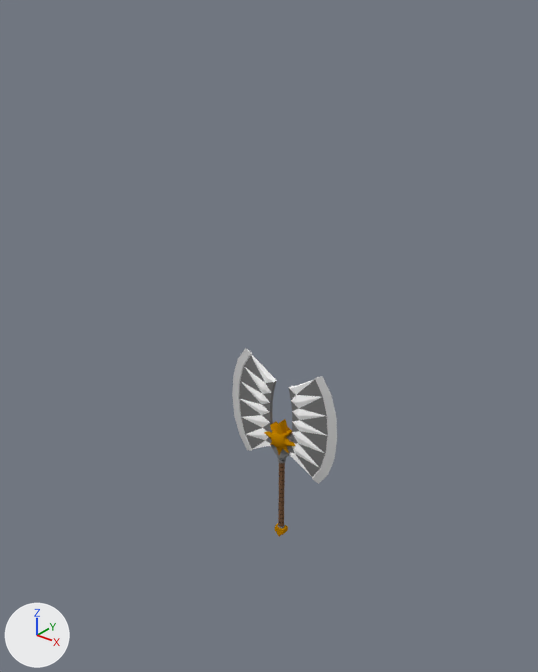
Renders of the Blender file Assets/FBX/Scene Models/Junk/Junk.blend from each side of a commit.
Camera for both pictures: a 50 mm camera at (2.21, -2.88, 2.93) aimed at (-0.19, 0.12, 1.07). The lights are fixed; the arrows at lower left show +X, +Y and +Z. The same objects are shown in both versions, whatever each file hides.
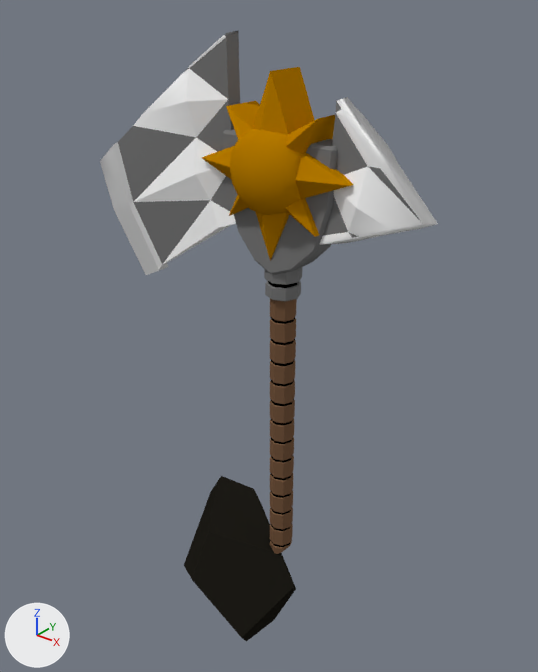
ob_group4 is not drawn itself; it is the parent of ob_group10.

Pixel boxes (x1, y1, x2, y2) of what changed, in the pictures (538 x 672 px):
'pSphere7', reshaped
    before: (232, 348, 277, 451)
    after: (100, 30, 240, 275)
'pSphere6', reshaped (378% wider, 424% taller)
    before: (264, 419, 295, 455)
    after: (202, 67, 354, 260)
'pSphere8', reshaped (143% wider, 36% taller)
    before: (289, 376, 337, 484)
    after: (320, 97, 438, 244)
'pCube33', reshaped, moved, turned, rescaled
    before: (275, 524, 288, 536)
    after: (184, 476, 296, 641)
'pCylinder11', reshaped (333% wider, 300% taller)
    before: (278, 457, 286, 528)
    after: (264, 267, 302, 554)
'pCube34', reshaped (383% wider, 374% taller)
    before: (269, 428, 292, 458)
    after: (223, 129, 338, 275)
part 3 of me_untitled_009, cut back
    before: (232, 348, 277, 435)
    after: (100, 30, 239, 210)

Patch to the scene script:
```diff
--- a/Assets/FBX/Scene Models/Junk/Junk.blend.py
+++ b/Assets/FBX/Scene Models/Junk/Junk.blend.py
@@ me_untitled_003 @@
 # used by ob_psphere8; parent = ob_group10; location = (0.43, 9.287, 0.0); rotation_euler = (1.571, 0.0, 3.142), in degrees (90, 0, 180); scale = (-0.766, -0.065, -1.12)
-me_untitled_003.from_pydata(...)  # 75 vertices, 110 faces; spans x -0.62..1.09, y -1.76..1.68, z -1.25..1.25
+me_untitled_003.from_pydata(...)  # 34 vertices, 34 faces; spans x -0.61..0.19, y -1.76..1.68, z 0.2..0.82
+# me_untitled_003 part 2
+# 63 vertices are removed from x -0.62..1.09, y -1.76..1.68, z -1.25..1.25
+# 100 faces are deleted
+# 22 vertices are added at x -0.53..0.19, y -1.36..1.32, z 0.2..0.82
+# 7 new faces join them, mat_greymetal_text_002 (grey #777777)
+# 17 new faces join them, mat_whitemetal_text (white #ffffff)
 me_untitled_003.materials.append(mat_whitemetal_text)
-me_untitled_003.materials.append(mat_silvermetal_text_001)  # light grey #cecece
 me_untitled_003.materials.append(mat_greymetal_text_002)
@@ me_untitled_009 @@
 # used by ob_psphere7; parent = ob_group10; location = (-0.919, 9.287, 0.0); rotation_euler = (-1.571, 0.0, -3.142), in degrees (-90, 0, -180); scale = (0.766, 0.065, 1.12)
-me_untitled_009.from_pydata(...)  # 75 vertices, 110 faces; spans x -0.62..1.09, y -1.76..1.68, z -1.25..1.25
+me_untitled_009.from_pydata(...)  # 51 vertices, 57 faces; spans x -0.61..0.95, y -1.76..1.68, z -0.02..1.25
+# me_untitled_009 part 3
+# 45 vertices are removed from x -0.62..1.09, y -1.76..1.68, z -1.25..0.5
+# 75 faces are deleted
+# 21 vertices are added at x -0.46..0.95, y -1.18..1.22, z -0.02..0.66
+# 3 new faces join them, mat_silvermetal_text_001 (light grey #cecece)
+# 8 new faces join them, mat_greymetal_text_002 (grey #777777)
+# 11 new faces join them, mat_whitemetal_text (white #ffffff)
 me_untitled_009.materials.append(mat_whitemetal_text)
@@ me_untitled_010 @@
 # used by ob_pcube33; parent = ob_group10; location = (-0.245, 6.002, 0.0); scale = (0.269, 0.269, 0.197)
-me_untitled_010.from_pydata(...)  # 30 vertices, 36 faces; spans x -0.5..0.5, y -0.571..0.395, z -0.5..0.5
-me_untitled_010.materials.append(mat_gold_text)  # orange #ba7e00
+me_untitled_010.from_pydata(...)  # 34 vertices, 17 faces; spans x -0.508..0.433, y -0.456..0.362, z -0.454..0.427
+# me_untitled_010 part 1: the whole mesh is rebuilt
+me_untitled_010.materials.append(mat_rock)  # black #201e19
@@ ob_group4 @@
 ob_group4.rotation_euler = (1.571, 0.0, 0.0)  # degrees (90, 0, 0)
-ob_group4.scale = (0.25, 0.25, 0.25)
 ob_group4.hide_viewport = True
@@ ob_pcube33 @@
 ob_pcube33 = bpy.data.objects.new('pCube33', me_untitled_010)
-ob_pcube33.parent = ob_group10
-ob_pcube33.location = (-0.245, 6.002, 0.0)
-ob_pcube33.scale = (0.269, 0.269, 0.197)
+ob_pcube33.location = (-0.278, -0.0845, -0.451)
+ob_pcube33.rotation_euler = (1.571, 0.0, 0.0)  # degrees (90, 0, 0)
```
